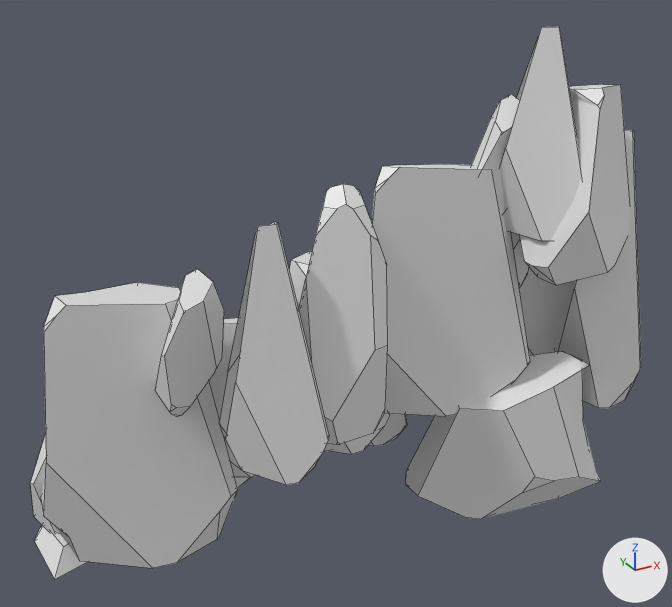
What one commit did to the FBX model Assets/Props/Cave/GO_Cave_LOD0.fbx.
Both versions are drawn from a 50 mm camera at (-28.4, -52.2, 36.5) aimed at (-2.3, -4.8, 12.8). Every picture has the same lights, and +X, +Y and +Z are marked at lower right. The first picture is the older version. Mesh edges are drawn as thin lines. Objects named as collision shapes, trigger or cutter boxes, shadow casters or lower levels of detail are left out. Where no turn or scale is listed for an object, it has been applied to the vertices. Vertices at exactly the same position are counted once.

Script lines for the objects in view, before the commit:
```python
me_cube_063 = bpy.data.meshes.new('Cube.063')
me_cube_063.from_pydata(...)  # 1973 vertices, 1151 faces; spans x -22.1..22.2, y -16.9..7.0, z 0.0..30.2
ob_go_cave_lod0 = bpy.data.objects.new('GO_Cave_LOD0', me_cube_063)
ob_go_cave_lod0.location = (0.0, 0.0, 0.0)
```
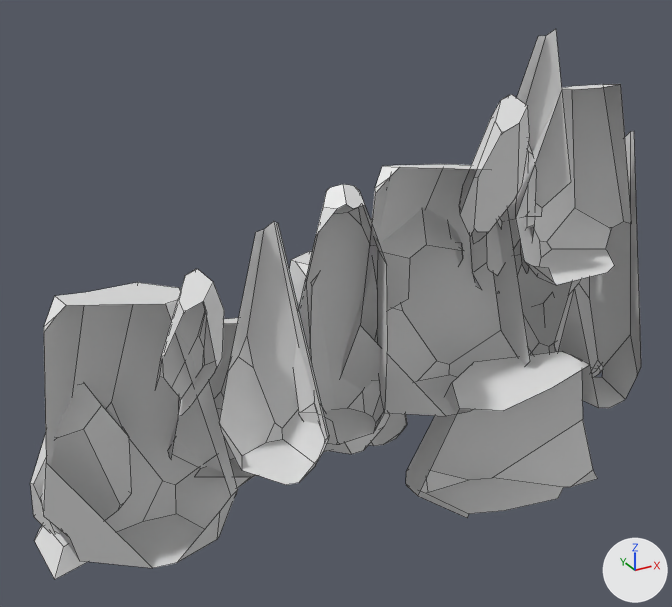
Patch to the scene script:
```diff
--- a/Assets/Props/Cave/GO_Cave_LOD0.fbx.py
+++ b/Assets/Props/Cave/GO_Cave_LOD0.fbx.py
@@ me_cube_063 @@
 # used by ob_go_cave_lod0; location = (0.0, 0.0, 0.0)
-me_cube_063.from_pydata(...)  # 1973 vertices, 1151 faces; spans x -22.1..22.2, y -16.9..7.0, z 0.0..30.2
+me_cube_063.from_pydata(...)  # 1919 vertices, 1051 faces; spans x -22.1..22.2, y -15.8..7.0, z 0.0..30.2
+# me_cube_063 part 1
+# 54 vertices are removed from x -15.4..17.1, y -16.9..2.7, z 0.0..26.9
+# 102 faces are deleted
+# 2 new faces join them
```

Changed parts and their boxes [x1, y1, x2, y2] in the pictures (672 x 607 px):
'GO_Cave_LOD0', reshaped
    before: [30, 27, 641, 579]
    after: [30, 29, 641, 579]
part 1 of me_cube_063, cut back
    before: [44, 27, 641, 568]
    after: [460, 152, 528, 276]
